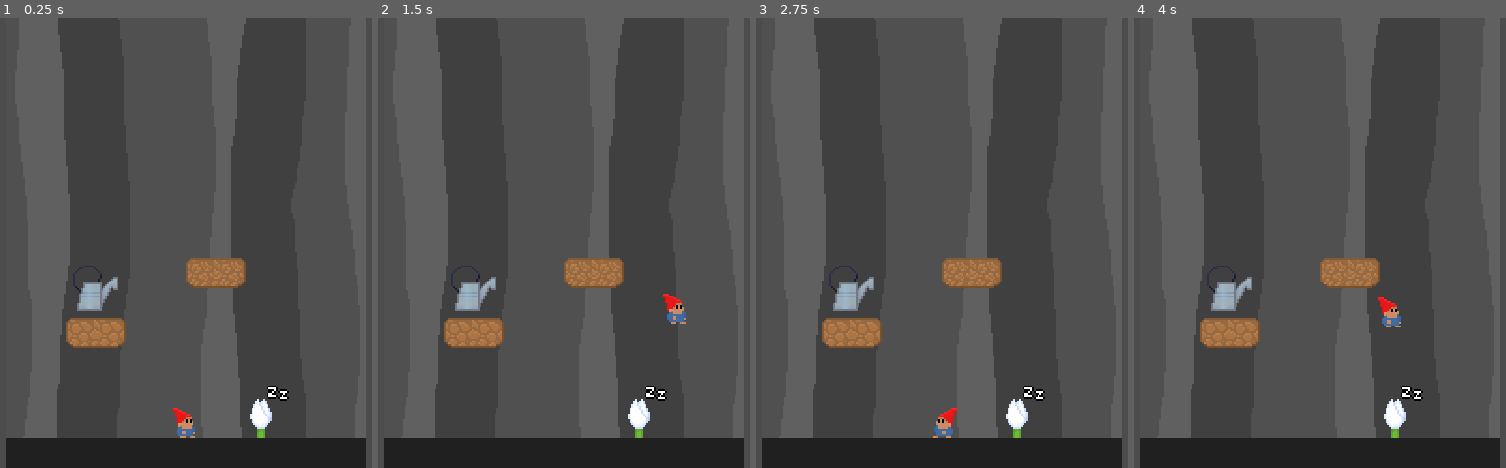
Above: before the commit, frames 1-4 (left to right).
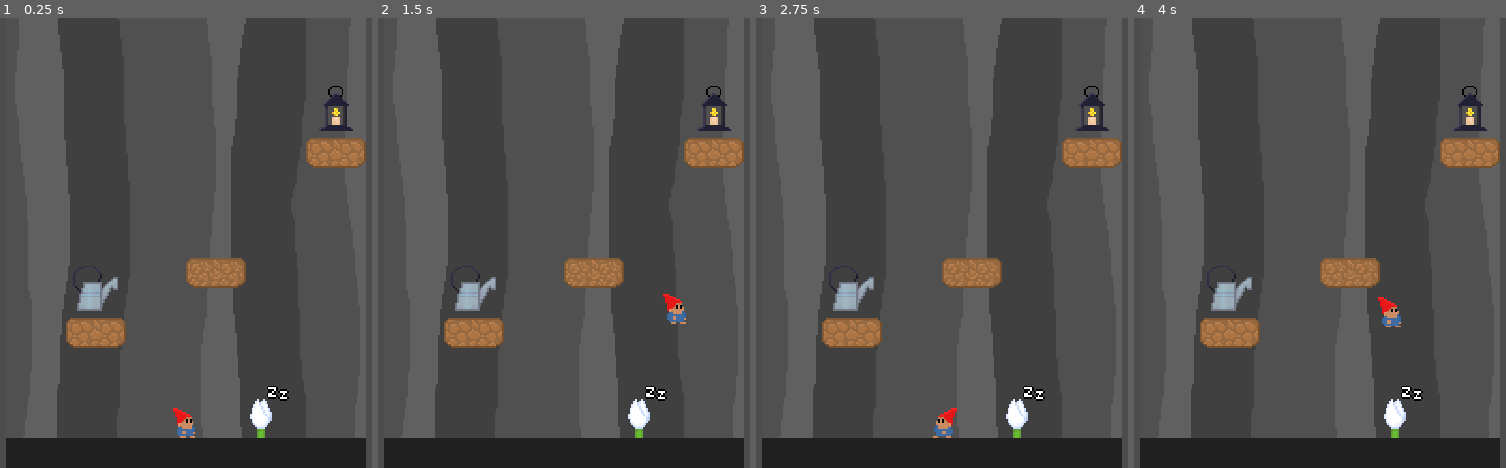
Above: after the commit, the same moments.

Repository: zhyrin0/the-climb
Game: Godot game, scene res://src/main/main.tscn
Two runs of this game, one before a commit and one after it. Both use one fixed random seed, a clock stepped at 60 frames per second and the inputs below.
Inputs (mouse positions are in pixels of both pictures, inside the frame that each line leads up to):
- Up to frame 1 (0.25 s): no input
- Up to frame 2 (1.5 s): tap Enter at 0.5 s; move the mouse to (738, 220) at 0.52 s; hold D (move_right) 0.53-1.25 s; tap Space (use_item) at 0.6 s; click (738, 220) at 0.67 s; tap W (move_jump) at 0.77 s; tap E (cycle_items, bound only after the commit) at 0.8 s; drag from (404, 265) to (523, 333) at 1.27 s
- Up to frame 3 (2.75 s): tap Space (use_item) at 2 s; move the mouse to (1023, 144) at 2.02 s; hold A (move_left) from 2.03 s (still down); hold S (move_fall) from 2.03 s (still down); tap E (cycle_items, bound only after the commit) at 2.3 s
- Up to frame 4 (4 s): release A (move_left) at 2.75 s; release S (move_fall) at 2.75 s; drag from (1279, 333) to (outside the picture) at 2.77 s; tap Enter at 3.5 s; move the mouse to (outside the picture) at 3.52 s; hold D (move_right) from 3.53 s (still down); tap E (cycle_items, bound only after the commit) at 3.6 s; tap W (move_jump) at 3.77 s

The runs differ from the first frame. In frame 1, 1.4% of the frame differs, in the area x 82-99%, y 15-34%; in frame 2, 1.4%; in frame 3, 1.4%; in frame 4, 1.4%.

Commit message:
Added lantern pickup

Diff:
--- a/project.godot
+++ b/project.godot
@@ -84,6 +84,11 @@
 "events": [ Object(InputEventKey,"resource_local_to_scene":false,"resource_name":"","device":0,"alt":false,"shift":false,"control":false,"meta":false,"command":false,"pressed":false,"scancode":32,"physical_scancode":0,"unicode":0,"echo":false,"script":null)
  ]
 }
+cycle_items={
+"deadzone": 0.5,
+"events": [ Object(InputEventKey,"resource_local_to_scene":false,"resource_name":"","device":0,"alt":false,"shift":false,"control":false,"meta":false,"command":false,"pressed":false,"scancode":69,"physical_scancode":0,"unicode":0,"echo":false,"script":null)
+ ]
+}
 
 [layer_names]
 
--- a/src/pickup/pickup.gd
+++ b/src/pickup/pickup.gd
@@ -4,10 +4,12 @@
 
 enum Type {
 	WATERING_CAN,
+	LANTERN,
 }
 
 export(Type) var type: int setget set_type
 export(Texture) var watering_can: Texture
+export(Texture) var lantern: Texture
 
 
 func _ready() -> void:
@@ -19,6 +21,8 @@
 	match type:
 		Type.WATERING_CAN:
 			texture = watering_can
+		Type.LANTERN:
+			texture = lantern
 
 
 func _on_Area2D_body_entered(body: Node) -> void:
--- a/src/pickup/pickup.tscn
+++ b/src/pickup/pickup.tscn
@@ -1,7 +1,8 @@
-[gd_scene load_steps=4 format=2]
+[gd_scene load_steps=5 format=2]
 
 [ext_resource path="res://src/pickup/pickup.gd" type="Script" id=1]
 [ext_resource path="res://src/pickup/assets/watering_can.png" type="Texture" id=2]
+[ext_resource path="res://src/pickup/assets/lantern.png" type="Texture" id=3]
 
 [sub_resource type="CircleShape2D" id=1]
 radius = 12.0
@@ -10,6 +11,7 @@
 texture = ExtResource( 2 )
 script = ExtResource( 1 )
 watering_can = ExtResource( 2 )
+lantern = ExtResource( 3 )
 
 [node name="Area2D" type="Area2D" parent="."]
 collision_layer = 16
--- a/src/player/player.gd
+++ b/src/player/player.gd
@@ -10,10 +10,12 @@
 var _gravity: float
 var _velocity: Vector2
 var _fallthrough_platform: Node
-var _can_water_plants := false
+var _abilities := []
+var _active_ability := -1
 onready var _pivot := $Pivot as Node2D
 onready var _watering_can := $Pivot/WateringCan as Sprite
 onready var _watering_can_area := $Pivot/WateringCan/Area2D as Area2D
+onready var _lantern := $Pivot/Lantern as Sprite
 onready var _fall_raycast := $FallRayCast as RayCast2D
 onready var _animation_player := $AnimationPlayer as AnimationPlayer
 
@@ -54,18 +56,26 @@
 		_pivot.scale.x = -1.0
 	elif Input.is_action_just_pressed("move_right"):
 		_pivot.scale.x = 1.0
-	elif Input.is_action_just_pressed("use_item") and _can_water_plants:
-		_watering_can.show()
-		_watering_can_area.set_deferred("monitoring", true)
+	elif Input.is_action_just_pressed("use_item") and _active_ability != -1:
+		# note: Pickup.Type.WATERING_CAN
+		if _active_ability == 0:
+			_watering_can.show()
+			_watering_can_area.set_deferred("monitoring", true)
+		else:
+			_lantern.show()
 	elif Input.is_action_just_released("use_item"):
 		_watering_can.hide()
 		_watering_can_area.set_deferred("monitoring", false)
+		_lantern.hide()
+	elif Input.is_action_just_pressed("cycle_items") and _active_ability != -1 and _abilities.size() > 1:
+		_active_ability = _abilities[1 - _active_ability]
 
 
 func pick_up(type: int) -> void:
-	# note: Pickup.Type.WATERING_CAN
-	if type == 0:
-		_can_water_plants = true
+	if not _abilities.has(type):
+		_abilities.push_back(type)
+	if _active_ability == -1:
+		_active_ability = type
 
 
 func set_camera_bounds(bounds: Rect2) -> void:
--- a/src/player/player.tscn
+++ b/src/player/player.tscn
@@ -1,8 +1,9 @@
-[gd_scene load_steps=10 format=2]
+[gd_scene load_steps=11 format=2]
 
 [ext_resource path="res://src/player/player.gd" type="Script" id=1]
 [ext_resource path="res://src/pickup/assets/watering_can.png" type="Texture" id=2]
 [ext_resource path="res://src/player/assets/gnome.png" type="Texture" id=3]
+[ext_resource path="res://src/pickup/assets/lantern.png" type="Texture" id=4]
 
 [sub_resource type="CircleShape2D" id=3]
 radius = 16.0
@@ -78,7 +79,6 @@
 [node name="WateringCan" type="Sprite" parent="Pivot"]
 visible = false
 position = Vector2( 16, -12 )
-rotation = 0.610865
 texture = ExtResource( 2 )
 
 [node name="Area2D" type="Area2D" parent="Pivot/WateringCan"]
@@ -88,6 +88,11 @@
 
 [node name="CollisionShape2D" type="CollisionShape2D" parent="Pivot/WateringCan/Area2D"]
 shape = SubResource( 3 )
+
+[node name="Lantern" type="Sprite" parent="Pivot"]
+visible = false
+position = Vector2( 15, -12 )
+texture = ExtResource( 4 )
 
 [node name="Sprite" type="Sprite" parent="Pivot"]
 texture = ExtResource( 3 )
--- a/src/world/world.tscn
+++ b/src/world/world.tscn
@@ -9,6 +9,7 @@
 [ext_resource path="res://src/world/world.gd" type="Script" id=7]
 [ext_resource path="res://src/plant/plant.tscn" type="PackedScene" id=8]
 [ext_resource path="res://src/pickup/pickup.tscn" type="PackedScene" id=9]
+[ext_resource path="res://src/pickup/assets/lantern.png" type="Texture" id=10]
 
 [sub_resource type="RectangleShape2D" id=5]
 extents = Vector2( 4, 248 )
@@ -135,6 +136,10 @@
 position = Vector2( 112, 392 )
 state = 1
 
+[node name="Platform3" parent="Platforms" groups=["anchor"] instance=ExtResource( 1 )]
+position = Vector2( 176, 328 )
+state = 2
+
 [node name="Plants" type="Node2D" parent="."]
 __meta__ = {
 "_edit_lock_": true
@@ -145,6 +150,11 @@
 
 [node name="WateringCan" parent="." instance=ExtResource( 9 )]
 position = Vector2( 48, 400 )
+
+[node name="Lantern" parent="." instance=ExtResource( 9 )]
+position = Vector2( 176, 304 )
+texture = ExtResource( 10 )
+type = 1
 
 [node name="Sunlight" type="Light2D" parent="." groups=["light"]]
 position = Vector2( 96, -240 )
@@ -164,3 +174,4 @@
 
 [editable path="Platforms/Platform1"]
 [editable path="Platforms/Platform2"]
+[editable path="Platforms/Platform3"]
Binary file added: src/pickup/assets/lantern.png
Not shown, added: src/pickup/assets/lantern.png.import
Not shown: 1 places in src/world/world.tscn that only renumber resources
